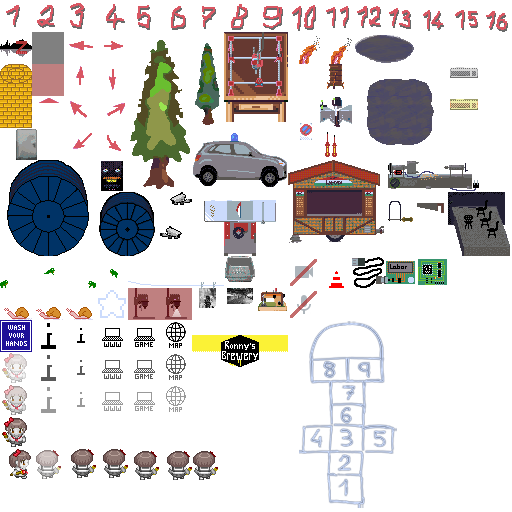
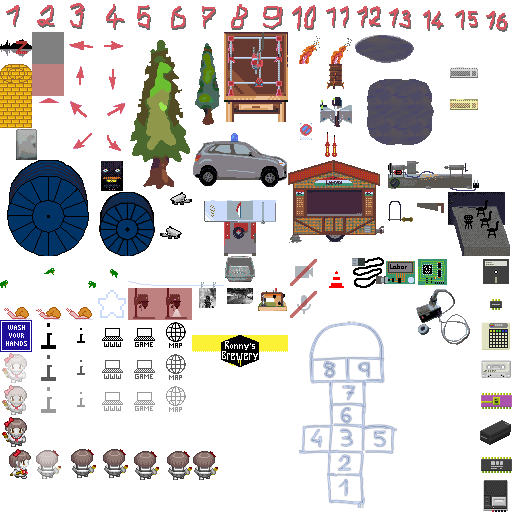
Two versions of the same layered image (512 × 512). Layer-by-layer changes:
pixels changed over (416, 259, 512, 512) (layer not identified)
